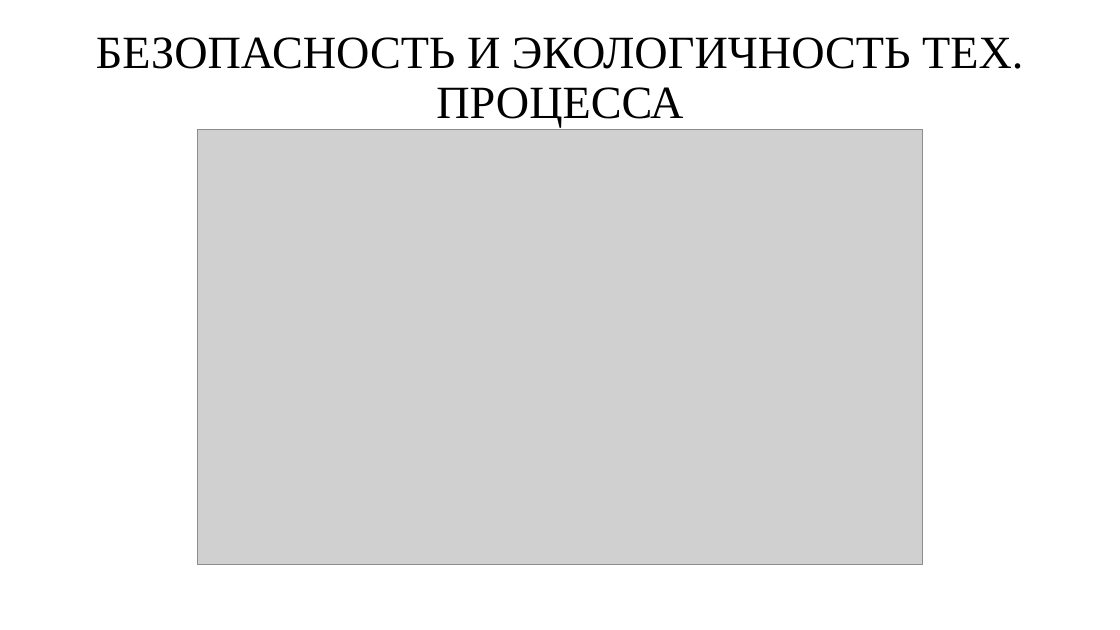
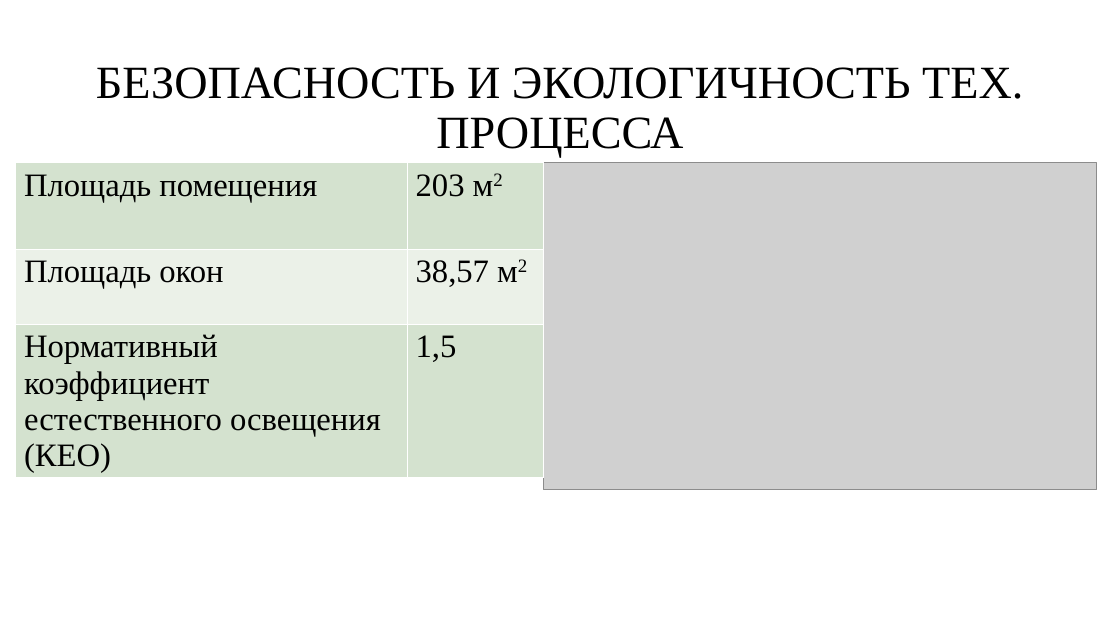
Before and after one commit to David2261/Scheme_Automation, a slide deck: slide 7 of 2023/Диплом/Булат Насыров/Презентация Булат.pptx. Drawn at 1120x630 pixels with LibreOffice and Linux fonts; fonts in the diff are those of the drawing; grey boxes stand for pictures; background and template pictures are left out. Boxes give left, top, right and bottom in pixels: in the first picture for what was removed or moved away, otherwise in the second. Text is boxed around its words. In the diff, an @@ line names an element or a change of style, - is before the commit and + after.

```diff
--- a/2023/Диплом/Булат Насыров/Презентация Булат.pptx
+++ b/2023/Диплом/Булат Насыров/Презентация Булат.pptx
@@ title "БЕЗОПАСНОСТЬ И ЭКОЛОГИЧНОСТЬ ТЕХ. ПРОЦЕССА": place and size @@
-title "БЕЗОПАСНОСТЬ И ЭКОЛОГИЧНОСТЬ ТЕХ. ПРОЦЕССА" at box(96, 37, 1023, 127)
+title "БЕЗОПАСНОСТЬ И ЭКОЛОГИЧНОСТЬ ТЕХ. ПРОЦЕССА" at box(96, 67, 1023, 158)
@@ table added at box(16, 163, 544, 490), 3 rows, 2 columns @@
+Площадь помещения | 203 м2
+Площадь окон | 38,57 м2
+Нормативный коэффициент естественного освещения (КЕО) | 1,5
@@ picture: place and size @@
-picture at box(197, 129, 923, 565)
+picture at box(544, 163, 1097, 490)
```
Also in this commit, not shown: 1 other slide changed.
